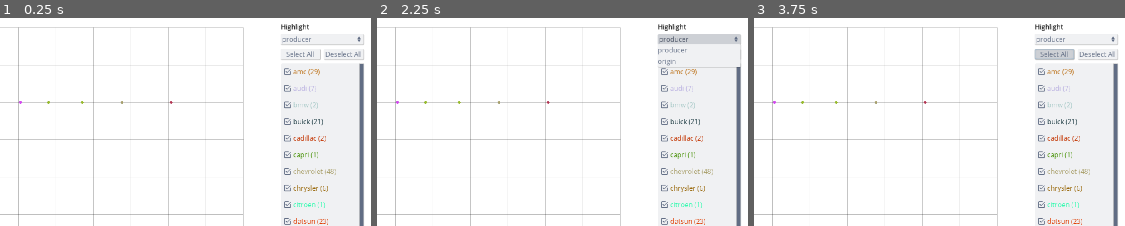
Above: before the commit, frames 1-3 (left to right).
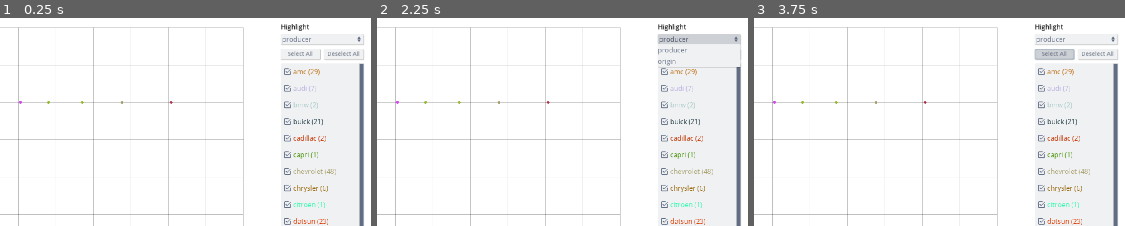
Above: after the commit, the same moments.

Repository: nevs-devs/cars
Game: Godot game, scene res://Main.tscn
Same seed, same stepped clock (60 frames per second), same inputs: the game is played once before the commit and once after it.
Inputs (mouse positions are % of the whole screen's width and height, from its top left):
- Up to frame 1 (0.25 s): no input
- Up to frame 2 (2.25 s): click "wastage" at 0.5 s; click "cylinder" at 1.25 s; click "producer" at 2 s
- Up to frame 3 (3.75 s): click (93, 13) at 2.77 s; click "Select All" at 3.5 s
The pictures show only the part of the screen within x 50-100%, y 0-50%; the shares and areas given below are measured in that part.

The runs differ from the first frame. In frame 1, 0.3% of the frame differs, in the area x 77-98%, y 15-19%; in frame 2, nothing differs; in frame 3, 0.3%.

Commit message:
fixed ratio issue (now for real)

Diff:
--- a/Chart.gd
+++ b/Chart.gd
@@ -28,10 +28,8 @@
 	cols = x_diff / x_step
 	rows = y_diff / y_step
 
-	if (GRID_SIZE.x - 40 / rows) < (GRID_SIZE.y - 40 / cols):
-		cell_size = (GRID_SIZE.x - 40) / cols
-	else:
-		cell_size = (GRID_SIZE.y - 40) / rows
+	cell_size = min((GRID_SIZE.x - 40) / cols, (GRID_SIZE.y - 40) / rows)
+
 
 	var width = cols * cell_size
 	var height = rows * cell_size
--- a/CheckListItem.tscn
+++ b/CheckListItem.tscn
@@ -7,6 +7,18 @@
 font_data = ExtResource( 1 )
 
 [sub_resource type="Theme" id=2]
+
+[sub_resource type="StyleBoxFlat" id=3]
+bg_color = Color( 0, 0, 0, 0.0627451 )
+border_color = Color( 0.8, 0.8, 0.8, 0 )
+border_blend = true
+corner_radius_top_left = 8
+corner_radius_top_right = 8
+corner_radius_bottom_right = 8
+corner_radius_bottom_left = 8
+
+[sub_resource type="StyleBoxFlat" id=4]
+bg_color = Color( 0, 0, 0, 0.0627451 )
 
 [node name="Control" type="Control"]
 anchor_right = 1.0
@@ -41,6 +53,8 @@
 margin_right = 200.0
 margin_bottom = 20.0
 theme = SubResource( 2 )
+custom_styles/hover = SubResource( 3 )
+custom_styles/hover_pressed = SubResource( 4 )
 pressed = true
 __meta__ = {
 "_edit_use_anchors_": false
--- a/button_theme.tres
+++ b/button_theme.tres
@@ -1,11 +1,6 @@
-[gd_resource type="Theme" load_steps=6 format=2]
+[gd_resource type="Theme" load_steps=4 format=2]
 
-[ext_resource path="res://Open_Sans/OpenSans-Regular.ttf" type="DynamicFontData" id=1]
-
-[sub_resource type="DynamicFont" id=1]
-font_data = ExtResource( 1 )
-
-[sub_resource type="StyleBoxFlat" id=2]
+[sub_resource type="StyleBoxFlat" id=3]
 bg_color = Color( 0.807843, 0.819608, 0.839216, 1 )
 border_color = Color( 0, 0, 0, 1 )
 corner_radius_top_left = 3
@@ -27,13 +22,16 @@
 shadow_size = 2
 shadow_offset = Vector2( 1, 1 )
 
-[sub_resource type="StyleBoxFlat" id=4]
+[sub_resource type="StyleBoxFlat" id=5]
 bg_color = Color( 0.807843, 0.819608, 0.839216, 1 )
 border_color = Color( 0, 0, 0, 1 )
 corner_radius_top_left = 3
 corner_radius_top_right = 3
 corner_radius_bottom_right = 3
 corner_radius_bottom_left = 3
+shadow_color = Color( 0, 0, 0, 0.25098 )
+shadow_size = 2
+shadow_offset = Vector2( 1, 1 )
 
 [resource]
 Button/colors/font_color = Color( 0.384314, 0.431373, 0.521569, 1 )
@@ -41,9 +39,9 @@
 Button/colors/font_color_hover = Color( 0.384314, 0.431373, 0.521569, 1 )
 Button/colors/font_color_pressed = Color( 0.278431, 0.313726, 0.384314, 1 )
 Button/constants/hseparation = 2
-Button/fonts/font = SubResource( 1 )
+Button/fonts/font = null
 Button/styles/disabled = null
 Button/styles/focus = null
-Button/styles/hover = SubResource( 2 )
-Button/styles/normal = SubResource( 3 )
-Button/styles/pressed = SubResource( 4 )
+Button/styles/hover = SubResource( 3 )
+Button/styles/normal = SubResource( 4 )
+Button/styles/pressed = SubResource( 5 )
Not shown: 1 places in CheckListItem.tscn that only renumber resources
Not shown: 1 places in button_theme.tres that only renumber resources
